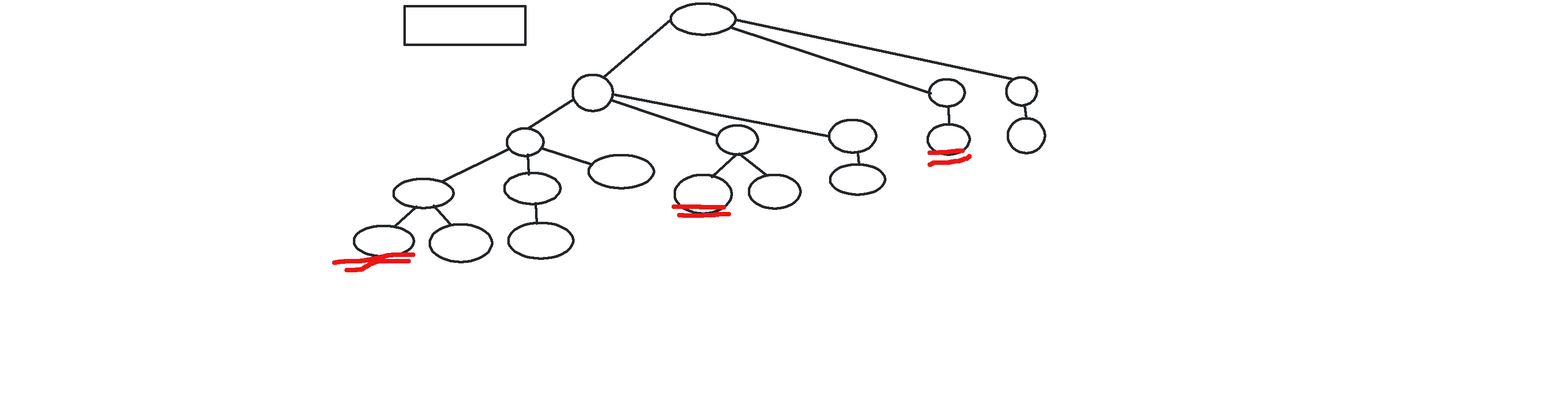
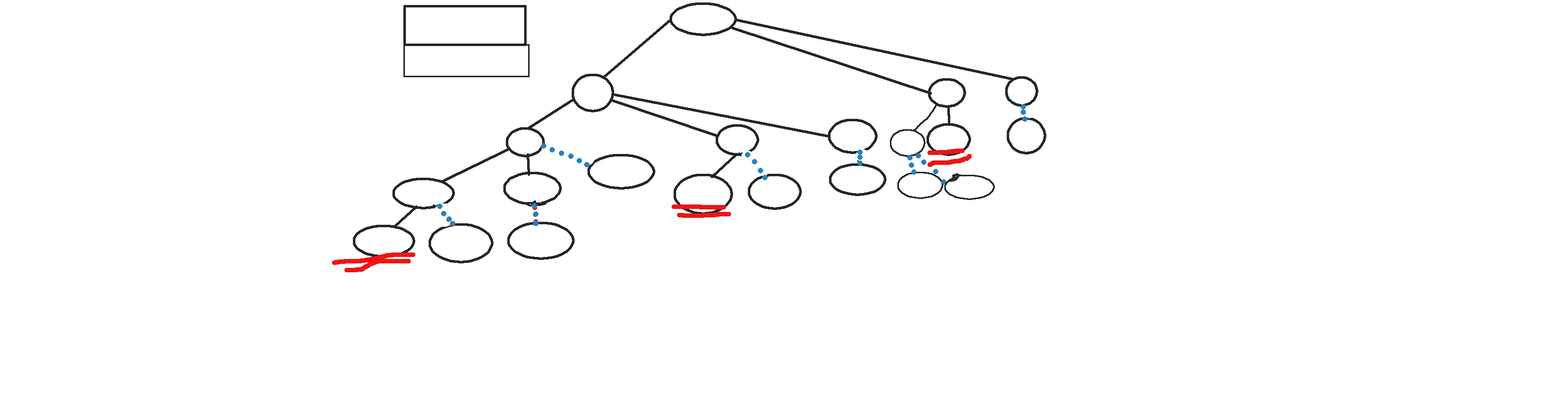
Layers edited between the first and the second 1568x403 image:
painted on "Foreground" over [403, 44, 1031, 227]
